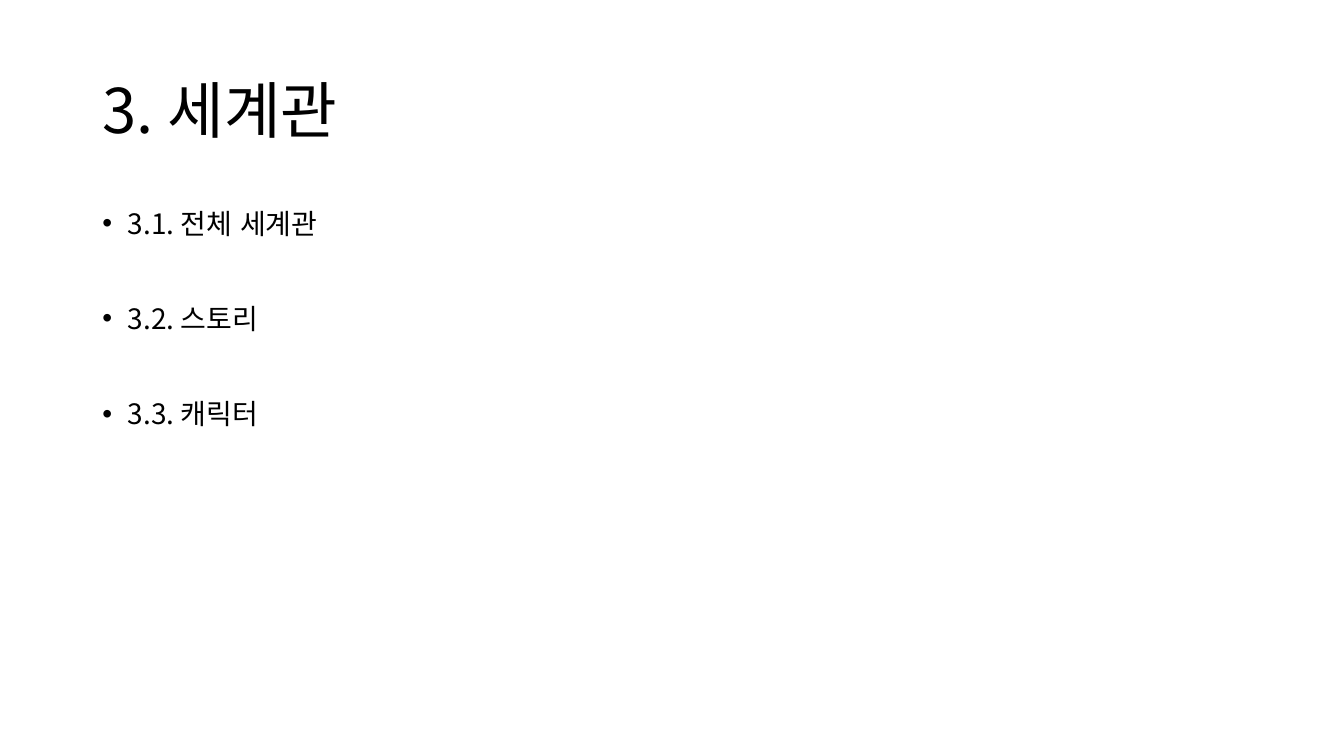
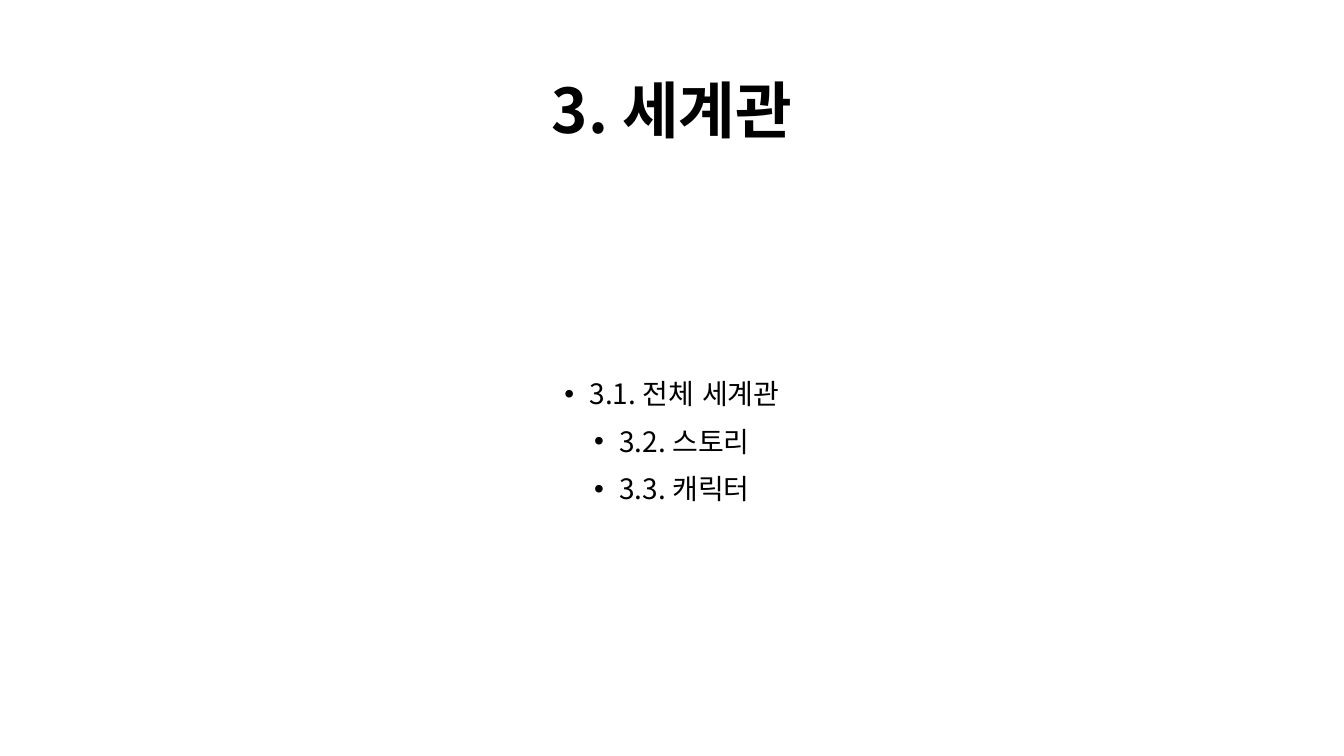
Before and after one commit to CrograNM/Project_Entropy, a slide deck: slide 5 of _문서/_Project Entropy 기획문서.pptx. Drawn at 1344x756 pixels with LibreOffice and Linux fonts; fonts in the diff are those of the drawing. Boxes give left, top, right and bottom in pixels: in the first picture for what was removed or moved away, otherwise in the second. Text is boxed around its words. In the diff, an @@ line names an element or a change of style, - is before the commit and + after.

```diff
--- a/_문서/_Project Entropy 기획문서.pptx
+++ b/_문서/_Project Entropy 기획문서.pptx
@@ title "3. 세계관" at (552, 81, 792, 139): bold on; alignment left to centre @@
@@ text "3.1. 전체 세계관" at (590, 380, 779, 502): alignment left to centre; vertical alignment top to middle @@
```
Also in this commit, not shown: 4 other slides changed, 1 slide added.
